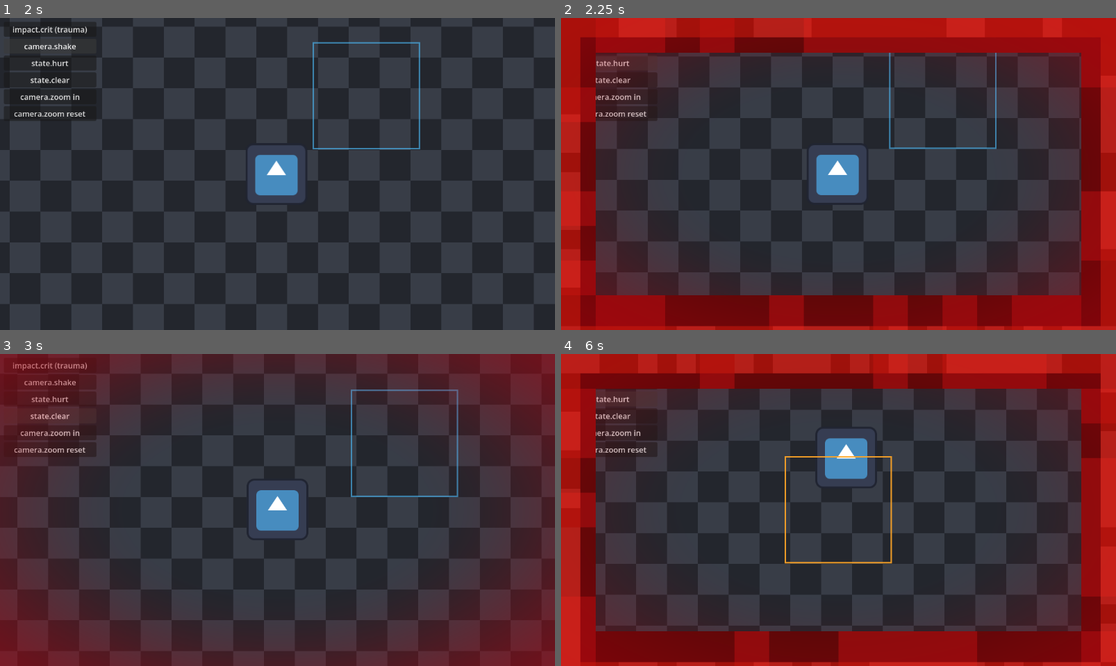
Above: before the commit, frames 1-4 (two rows, left to right).
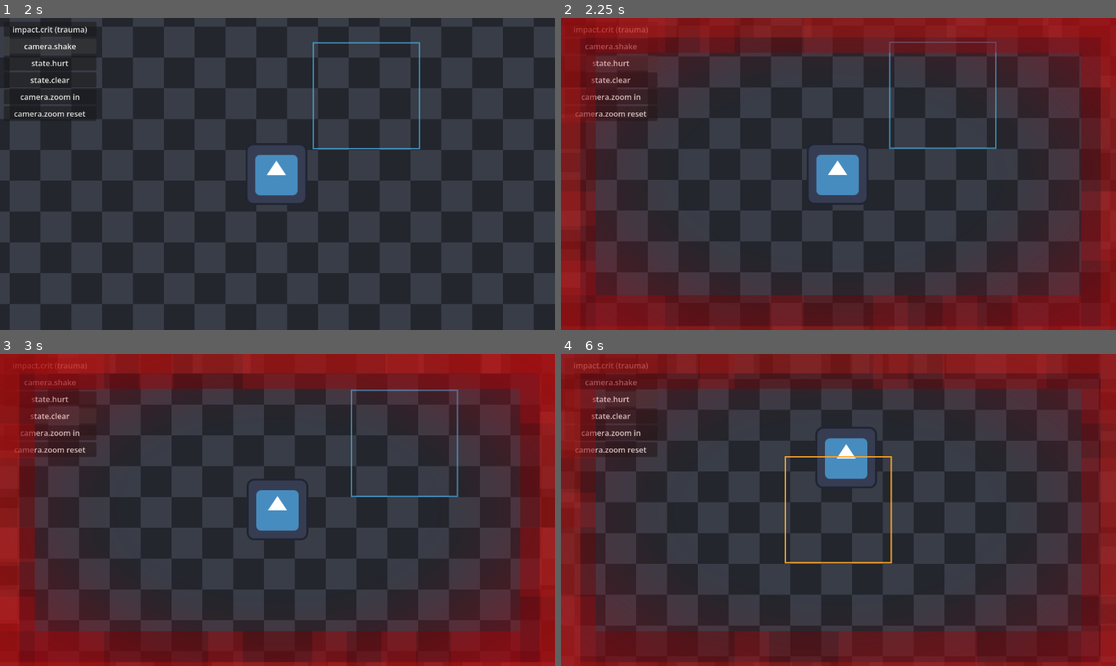
Above: after the commit, the same moments.

Repository: brisketty/asap2d.brk
Game: Godot game, scene res://scenes/demo_camera.tscn
The game is run twice, just before and just after one commit, with the same random seed, the same clock (stepped at 60 frames per second) and the same inputs. This scene is started directly instead of the project's main scene. The engine's default icon, where the game draws it, is replaced by a stand-in: a white triangle on a blue panel in a dark square.
Inputs:
- Up to frame 1 (2 s): click "impact.crit (trauma)" at 0.5 s; click "camera.shake" at 1.25 s
- Up to frame 2 (2.25 s): click "state.hurt" at 2 s
- Up to frame 3 (3 s): click "state.clear" at 2.75 s
- Up to frame 4 (6 s): click "camera.zoom in" at 3.5 s; click "impact.crit (trauma)" at 4.25 s; click "camera.shake" at 5 s; click "state.hurt" at 5.75 s

Frame 1 is identical in both runs. In frame 2, 28% of the frame differs, in the area x 0-100%, y 0-100%; in frame 3, 27%; in frame 4, 28%.

Commit message:
Camera: tween the Hurt tile border, gizmo-driven region-of-interest extent
ScreenTileBorder.fade_to() alpha-crossfades the border in/out via a new Root
node (CanvasLayer has no modulate to fade), matching ScreenShaderOverlay's
existing fade_to() so the Hurt vignette and its border now animate together
instead of the border snapping in/out. CameraRig.set_tile_border and
CameraDirector's state handlers thread the fade duration through.

CameraFocusRegion now reads its rectangle from a child non-monitoring
Area2D/CollisionShape2D holding a RectangleShape2D, so its extent is authored
with Godot's built-in rectangle-shape editor gizmo (drag handles in the 2D
viewport) instead of a plain Vector2 export with no visual feedback. No
physics query runs - detection is still the same plain position check.

Diff:
--- a/autoloads/camera_director.gd
+++ b/autoloads/camera_director.gd
@@ -60,13 +60,14 @@
 		EventIds.STATE_CLEAR:
 			active_state_id = &""
 			camera_rig.set_post_fx(null, POST_FX_FADE_SECONDS)
-			camera_rig.set_tile_border(null, null)
+			camera_rig.set_tile_border(null, null, POST_FX_FADE_SECONDS)
 		EventIds.STATE_HURT, EventIds.STATE_LOWHEALTH, EventIds.STATE_PAUSED:
 			active_state_id = p_event_id
 			camera_rig.set_post_fx(ThemeManager.resolve_post_fx(p_event_id), POST_FX_FADE_SECONDS)
 			camera_rig.set_tile_border(
 				ThemeManager.resolve_screen_tile(p_event_id),
 				ThemeManager.resolve_screen_tile(StringName(String(p_event_id) + ".over")),
+				POST_FX_FADE_SECONDS,
 			)
 
 
--- a/prefabs/camera_focus_region.gd
+++ b/prefabs/camera_focus_region.gd
@@ -1,28 +1,35 @@
 class_name CameraFocusRegion
 extends Node2D
 ## Marks a region of interest in a scene - e.g. a boss arena. When
-## `node_watched` (usually the followed player) enters the rectangle centered
-## on this node and sized `region_size`, it emits `camera.focus` with a
-## region context so `CameraDirector` tweens the camera to frame the whole
-## area; leaving the rectangle releases the focus back to following
-## `node_watched` at normal zoom.
+## `node_watched` (usually the followed player) enters the rectangle read from
+## `node_shape` (a `RectangleShape2D`, centered on this node), it emits
+## `camera.focus` with a region context so `CameraDirector` tweens the camera
+## to frame the whole area; leaving the rectangle releases the focus back to
+## following `node_watched` at normal zoom.
 ##
-## Detection is a plain position check (`CameraTranslation.is_point_in_region`)
-## against `node_watched.global_position` - no physics bodies or collision
-## layers required, consistent with the rest of the framework.
+## The rectangle's extent is authored visually: `node_shape` is a
+## `CollisionShape2D` under a non-monitoring `Area2D` child (`prefabs/
+## camera_focus_region.tscn`'s "Region"/"Shape" nodes) purely to get Godot's
+## built-in rectangle-shape editor gizmo (drag handles in the 2D viewport). No
+## physics query runs - detection is still a plain position check
+## (`CameraTranslation.is_point_in_region`) against `node_watched.global_position`.
 
 const IDLE_COLOR := Color(0.3, 0.75, 1.0, 0.6)
 const ACTIVE_COLOR := Color(1.0, 0.65, 0.15, 0.9)
 const BORDER_WIDTH := 3.0
+## Used when `node_shape` isn't wired to a `RectangleShape2D` (defensive default).
+const DEFAULT_REGION_SIZE := Vector2(640.0, 360.0)
 
 @export_group("Region", "region_")
-@export var region_size: Vector2 = Vector2(640.0, 360.0)
 ## Draw the region's bounds as an outline - handy for a boss arena laid out in
 ## the editor. Purely visual; detection works either way.
 @export var region_debug_draw: bool = true
 
 @export_group("Nodes", "node_")
 @export var node_watched: Node2D
+## The `CollisionShape2D` (holding a `RectangleShape2D`) whose gizmo defines
+## the region's extent. Never queried for physics - shape data only.
+@export var node_shape: CollisionShape2D
 
 var is_watched_inside: bool = false
 
@@ -39,6 +46,7 @@
 func _process(p_delta: float) -> void:
 	if not Utility.is_object_valid(node_watched):
 		return
+	var region_size := get_region_size()
 	var inside := CameraTranslation.is_point_in_region(node_watched.global_position, global_position, region_size)
 	if inside == is_watched_inside:
 		return
@@ -50,9 +58,21 @@
 	EventBus.emit_semantic_event(EventIds.CAMERA_FOCUS, {})
 
 
+## World-space size of the region rectangle, read from `node_shape`'s
+## `RectangleShape2D` (falls back to `DEFAULT_REGION_SIZE` if unwired).
+func get_region_size() -> Vector2:
+	if not Utility.is_object_valid(node_shape):
+		return DEFAULT_REGION_SIZE
+	var rectangle_shape := node_shape.shape as RectangleShape2D
+	if not Utility.is_object_valid(rectangle_shape):
+		return DEFAULT_REGION_SIZE
+	return rectangle_shape.size * node_shape.scale
+
+
 func _draw() -> void:
 	if not region_debug_draw:
 		return
+	var region_size := get_region_size()
 	var rect := Rect2(-region_size * 0.5, region_size)
 	var color := ACTIVE_COLOR if is_watched_inside else IDLE_COLOR
 	draw_rect(rect, color, false, BORDER_WIDTH)
--- a/prefabs/camera_focus_region.tscn
+++ b/prefabs/camera_focus_region.tscn
@@ -1,6 +1,17 @@
-[gd_scene load_steps=2 format=3]
+[gd_scene load_steps=3 format=3]
 
 [ext_resource type="Script" path="res://prefabs/camera_focus_region.gd" id="1"]
 
-[node name="CameraFocusRegion" type="Node2D"]
+[sub_resource type="RectangleShape2D" id="RectangleShape2D_1"]
+size = Vector2(640, 360)
+
+[node name="CameraFocusRegion" type="Node2D" node_paths=PackedStringArray("node_shape")]
 script = ExtResource("1")
+node_shape = NodePath("Region/Shape")
+
+[node name="Region" type="Area2D" parent="."]
+monitoring = false
+monitorable = false
+
+[node name="Shape" type="CollisionShape2D" parent="Region"]
+shape = SubResource("RectangleShape2D_1")
--- a/prefabs/camera_rig.gd
+++ b/prefabs/camera_rig.gd
@@ -130,10 +130,11 @@
 		node_post_fx.fade_to(p_material, p_seconds)
 
 
-## Optional tiled border art either side of the shader grade. `null` clears a
-## layer (the defensive default - no tiles).
-func set_tile_border(p_under: ScreenTileSet, p_over: ScreenTileSet) -> void:
+## Optional tiled border art either side of the shader grade, alpha-crossfaded
+## in/out over `p_seconds`. `null` clears a layer (the defensive default - no
+## tiles).
+func set_tile_border(p_under: ScreenTileSet, p_over: ScreenTileSet, p_seconds: float) -> void:
 	if Utility.is_object_valid(node_tile_under):
-		node_tile_under.configure(p_under)
+		node_tile_under.fade_to(p_under, p_seconds)
 	if Utility.is_object_valid(node_tile_over):
-		node_tile_over.configure(p_over)
+		node_tile_over.fade_to(p_over, p_seconds)
--- a/prefabs/screen_tile_border.gd
+++ b/prefabs/screen_tile_border.gd
@@ -1,13 +1,22 @@
 class_name ScreenTileBorder
 extends CanvasLayer
 ## A rebuildable border of tiled `Sprite2D`s around the four screen edges.
-## `configure()` throws away the current tiles and rebuilds from a
-## `ScreenTileSet` (null/empty -> no border, the defensive default). Driven by
-## the Camera & Post-Processing subsystem, one instance below the state-grade
-## shader and one above it (see `prefabs/camera_rig.tscn`).
+## `configure()` swaps instantly; `fade_to()` alpha-crossfades via `node_root`'s
+## modulate, same spirit as `ScreenShaderOverlay`. A null/empty `ScreenTileSet`
+## is the defensive default (no border). Driven by the Camera & Post-Processing
+## subsystem, one instance below the state-grade shader and one above it (see
+## `prefabs/camera_rig.tscn`).
+
+const DEFAULT_FADE_SECONDS := 0.35
+
+@export_group("Nodes", "node_")
+## Tiles are built under this node (not the `CanvasLayer` itself) because
+## `CanvasLayer` has no `modulate` to fade.
+@export var node_root: Node2D
 
 var active_tile_set: ScreenTileSet
 var rng: RandomNumberGenerator = RandomNumberGenerator.new()
+var fade_tween: Tween
 
 
 static func get_packed_scene() -> PackedScene:
@@ -20,7 +29,34 @@
 
 
 func configure(p_tile_set: ScreenTileSet) -> void:
+	kill_fade()
 	active_tile_set = p_tile_set
+	if Utility.is_object_valid(node_root):
+		node_root.modulate.a = 1.0
+	rebuild()
+
+
+## Alpha-crossfades to `p_tile_set` over `p_seconds`: the new set's tiles
+## build immediately but fade in from transparent; a null/empty set fades the
+## current tiles out, then clears them.
+func fade_to(p_tile_set: ScreenTileSet, p_seconds: float = DEFAULT_FADE_SECONDS) -> void:
+	kill_fade()
+	if not Utility.is_object_valid(node_root):
+		return
+	if not Utility.is_object_valid(p_tile_set) or p_tile_set.tile_variations.is_empty():
+		fade_tween = create_tween()
+		fade_tween.tween_property(node_root, "modulate:a", 0.0, p_seconds)
+		fade_tween.tween_callback(clear_tiles)
+		return
+	active_tile_set = p_tile_set
+	rebuild()
+	node_root.modulate.a = 0.0
+	fade_tween = create_tween()
+	fade_tween.tween_property(node_root, "modulate:a", 1.0, p_seconds)
+
+
+func clear_tiles() -> void:
+	active_tile_set = null
 	rebuild()
 
 
@@ -29,7 +65,9 @@
 
 
 func rebuild() -> void:
-	for child: Node in get_children():
+	if not Utility.is_object_valid(node_root):
+		return
+	for child: Node in node_root.get_children():
 		child.queue_free()
 	if not Utility.is_object_valid(active_tile_set) or active_tile_set.tile_variations.is_empty():
 		return
@@ -38,7 +76,7 @@
 		viewport_size, active_tile_set.tile_size, active_tile_set.border_thickness_tiles
 	)
 	for position: Vector2 in positions:
-		add_child(build_tile(position))
+		node_root.add_child(build_tile(position))
 
 
 func build_tile(p_position: Vector2) -> Sprite2D:
@@ -54,3 +92,8 @@
 	if texture_size.x > 0.0 and texture_size.y > 0.0:
 		sprite.scale = Vector2(active_tile_set.tile_size) / texture_size
 	return sprite
+
+
+func kill_fade() -> void:
+	if Utility.is_object_valid(fade_tween):
+		fade_tween.kill()
--- a/prefabs/screen_tile_border.tscn
+++ b/prefabs/screen_tile_border.tscn
@@ -2,5 +2,8 @@
 
 [ext_resource type="Script" path="res://prefabs/screen_tile_border.gd" id="1"]
 
-[node name="ScreenTileBorder" type="CanvasLayer"]
+[node name="ScreenTileBorder" type="CanvasLayer" node_paths=PackedStringArray("node_root")]
 script = ExtResource("1")
+node_root = NodePath("Root")
+
+[node name="Root" type="Node2D" parent="."]
--- a/scenes/demo_camera.tscn
+++ b/scenes/demo_camera.tscn
@@ -1,9 +1,12 @@
-[gd_scene load_steps=5 format=3]
+[gd_scene load_steps=6 format=3]
 
 [ext_resource type="Script" path="res://scenes/demo_camera.gd" id="1"]
 [ext_resource type="Texture2D" path="res://icon.svg" id="2"]
 [ext_resource type="Resource" path="res://assets/theme_profile_complete.tres" id="3"]
 [ext_resource type="PackedScene" path="res://prefabs/camera_focus_region.tscn" id="4"]
+
+[sub_resource type="RectangleShape2D" id="RectangleShape2D_boss"]
+size = Vector2(220, 220)
 
 [node name="CameraDemo" type="Node2D" node_paths=PackedStringArray("node_player", "node_crit_button", "node_shake_button", "node_hurt_button", "node_clear_button", "node_zoom_in_button", "node_zoom_out_button")]
 script = ExtResource("1")
@@ -22,8 +25,10 @@
 
 [node name="BossRegion" parent="." instance=ExtResource("4") node_paths=PackedStringArray("node_watched")]
 position = Vector2(700, 300)
-region_size = Vector2(220, 220)
 node_watched = NodePath("../Player")
+
+[node name="Shape" parent="BossRegion/Region" index="0"]
+shape = SubResource("RectangleShape2D_boss")
 
 [node name="Ui" type="CanvasLayer" parent="."]
 
Not shown, changed: ARCHITECTURE_SPEC.md
Not shown, changed: DEMO_SMOKE_TESTS.md
